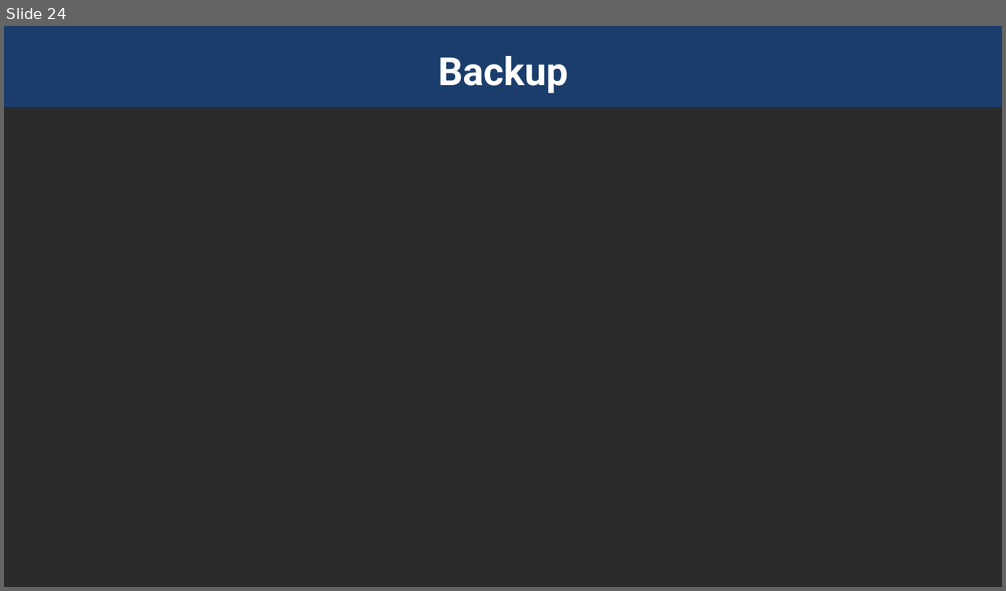
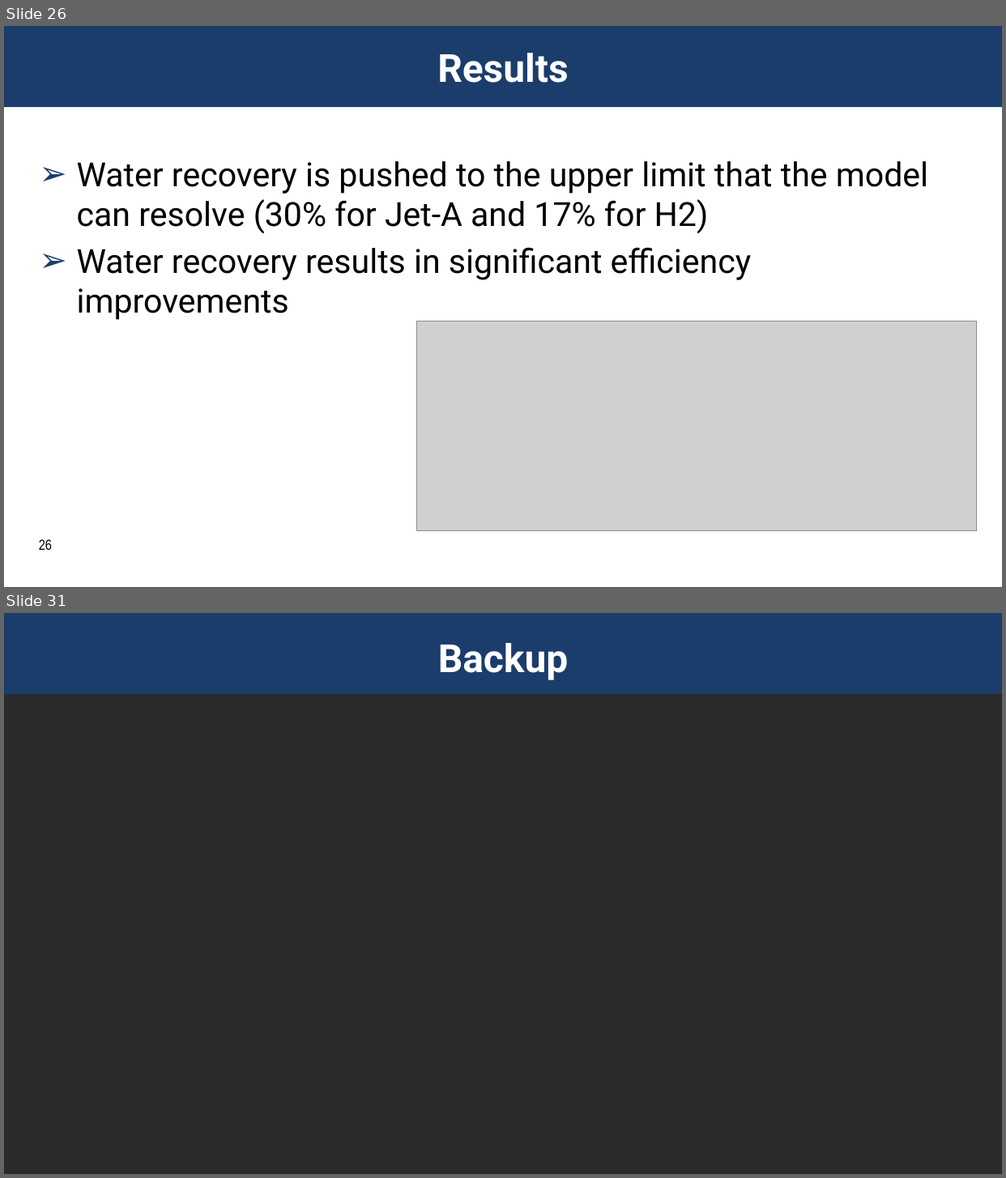
Before and after one commit to patma20/aviation2023-emissionProp, a slide deck: conference-slides/presentation.pptx. Shown one above the other, each under a label of ours: slide 24 before the commit, slides 26 and 31 after it; the slides between them are not shown. The pictures are 1006x591 and 1006x1178 pixels, drawn with LibreOffice and Linux fonts; fonts in the diff are those of the drawing; grey boxes stand for pictures; background and template pictures are left out; a plain dark background stands for a picture behind light text. Boxes give left, top, right and bottom in pixels: in the first picture for what was removed or moved away, otherwise in the second. Text is boxed around its words. In the diff, an @@ line names an element or a change of style, - is before the commit and + after.

```diff
--- a/conference-slides/presentation.pptx
+++ b/conference-slides/presentation.pptx
@@ slide 26 added at [4, 26, 1002, 587], background picture (left out); not listed: 1 template element that a slide beside it also shows @@
@@ title added at [437, 53, 568, 83], 28 pt, text #FFFFFF, bold @@
+Results
@@ text added at [77, 161, 928, 320], 24 pt, text #000000 @@
+➢ Water recovery is pushed to the upper limit that the model can resolve (30% for Jet-A and 17% for H2)
+➢ Water recovery results in significant efficiency improvements
@@ picture added at [417, 322, 977, 531] @@
@@ page number added at [39, 540, 52, 550], 10.5 pt, text #000000 @@
+26
@@ what was slide 24 is now slide 31 @@
```
Also in this commit, not shown: 10 slides changed, 10 other slides added, 4 slides removed, 3 other files.
